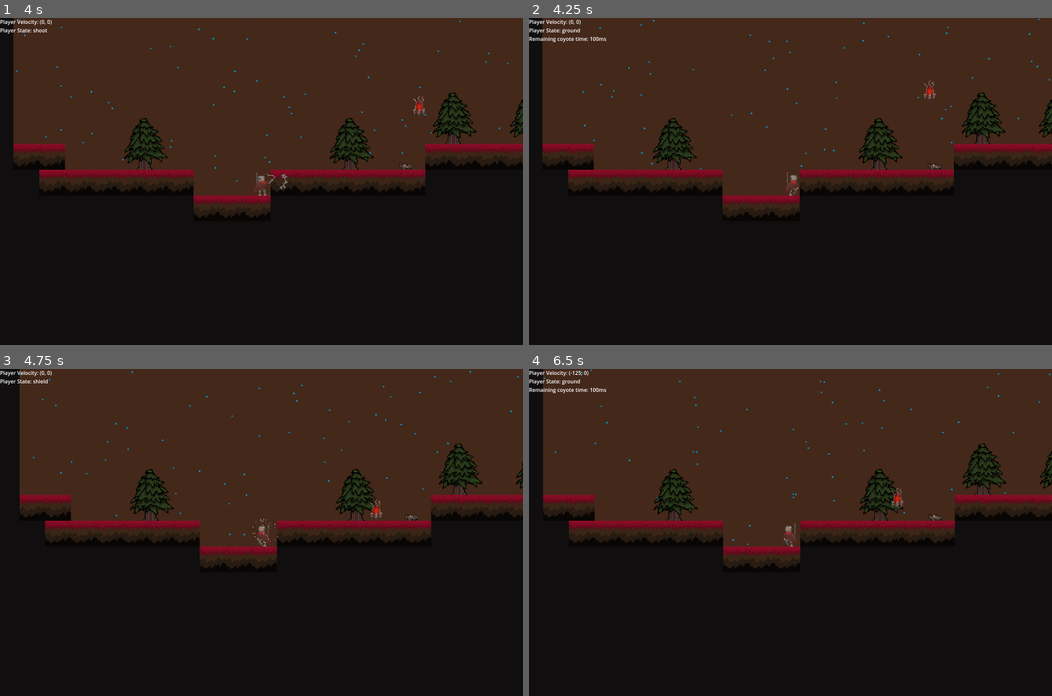
Above: before the commit, frames 1-4 (two rows, left to right).
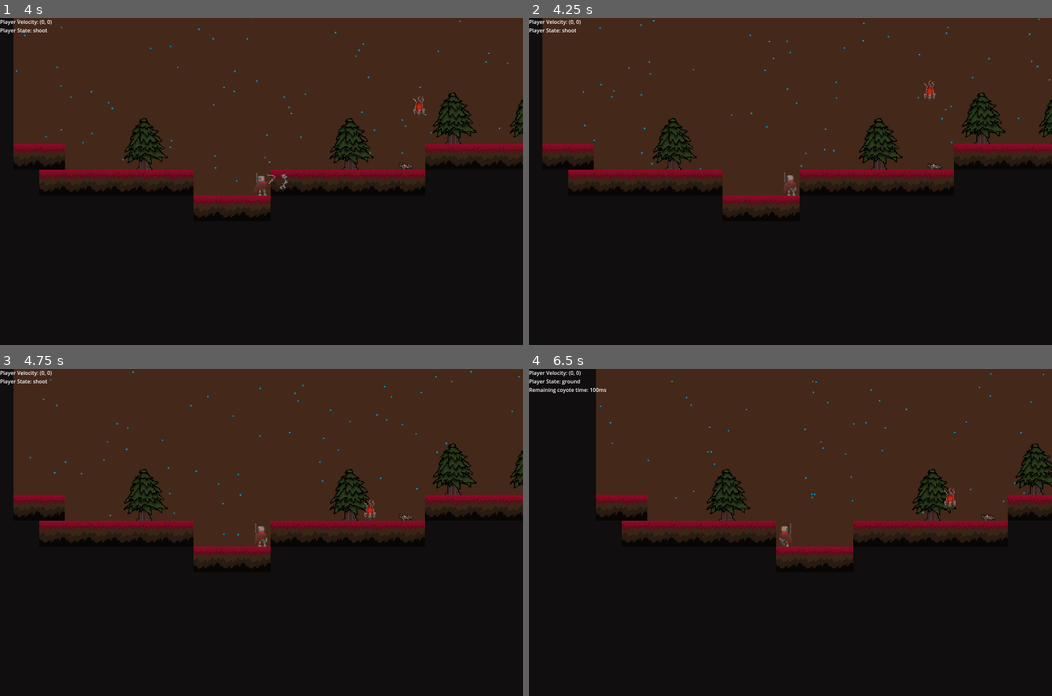
Above: after the commit, the same moments.

Repository: Rowan-Nag/Metroidvania
Game: Godot game, scene res://node_2d.tscn
Two runs of this game, one before a commit and one after it. Both use one fixed random seed, a clock stepped at 60 frames per second and the inputs below.
Inputs (mouse positions are in pixels of both pictures, inside the frame that each line leads up to):
- Up to frame 1 (4 s): move the mouse to (376, 165) at 0.52 s; hold D (Right) 0.53-2.03 s; click (376, 165) at 0.6 s; tap Space (Jump) at 0.77, 1.52, 3.02, 3.77 s; right-click (376, 165) at 0.8 s; move the mouse to (156, 197) at 1.27 s; right-click (156, 197) at 1.35 s; click (156, 197) at 1.55 s; move the mouse to (313, 109) at 2.02 s; hold A (Left) 2.03-2.78 s; click (313, 109) at 2.1 s; right-click (313, 109) at 2.3 s; move the mouse to (235, 246) at 2.77 s; hold D (Right) from 2.78 s (still down); tap Shift (Dash) at 2.85 s; click (235, 246) at 3.05 s; move the mouse to (418, 230) at 3.52 s; right-click (418, 230) at 3.6 s
- Up to frame 2 (4.25 s): keep holding D (Right)
- Up to frame 3 (4.75 s): move the mouse to (104, 483) at 4.27 s; release D (Right) at 4.28 s; hold A (Left) from 4.28 s (still down); tap Q (Shield) at 4.35 s; tap Space (Jump) at 4.52 s; click (104, 483) at 4.55 s
- Up to frame 4 (6.5 s): move the mouse to (816, 532) at 5.02 s; release A (Left) at 5.03 s; hold D (Right) 5.03-5.78 s; click (816, 532) at 5.1 s; right-click (816, 532) at 5.3 s; move the mouse to (712, 450) at 5.77 s; hold A (Left) from 5.78 s (still down); right-click (712, 450) at 5.85 s; tap Space (Jump) at 6.02 s; click (712, 450) at 6.05 s

Frame 1 is identical in both runs. In frame 2, 0.2% of the frame differs, in the area x 0-52%, y 3-55%; in frame 3, 3.8%; in frame 4, 13%, in the area x 2-100%, y 0-61%.

Commit message:
added attack charging

Diff:
--- a/Scripts/Player/PlayerShoot.gd
+++ b/Scripts/Player/PlayerShoot.gd
@@ -15,17 +15,27 @@
 
 @export var finished = false # Animation should set to true when it's done.
 
+var damage = 0
+var chargeTimer : Timer
+
 func shoot():
 	var attack = gunAttack.instantiate()
 	attack.position = parent.position
 	attack.position.x += 15*parent.animations.scale.x
 	attack.scale.x = sign(parent.animations.scale.x)
+
 	add_child(attack)
+
+	attack.damage = chargeTimer.time_left * -1 * damage
+	print("attacks with" + str(attack.damage))
 
 func exitState():
 	finished = true
 
 func enter() -> void:
+	chargeTimer = Timer.new()
+	chargeTimer.start(0)
+
 	ground_state = parent.ground_state
 
 	finished = false
@@ -39,6 +49,9 @@
 	controlAnimation.pause()
 
 func process_input(event: InputEvent) -> State:
+	if (Input.is_action_just_released("Rocket")) :
+		shoot()
+
 	return null
 
 func process_physics(delta: float) -> State:
--- a/Scripts/Player/RobotGunAttack.gd
+++ b/Scripts/Player/RobotGunAttack.gd
@@ -1,6 +1,6 @@
 extends AnimatedSprite2D
 
-
+var damage = 10
 # Called when the node enters the scene tree for the first time.
 func _ready():
 	# Waits until it's finished
@@ -11,4 +11,4 @@
 func _on_area_2d_body_entered(body):
 	if(body is Enemy):
 		var knockBackDir= sign(body.global_position.x-global_position.x)*500
-		body.take_damage(10, knockBackDir)
+		body.take_damage(damage, knockBackDir)
--- a/player.tscn
+++ b/player.tscn
@@ -737,7 +737,7 @@
 
 [sub_resource type="Animation" id="Animation_5gecj"]
 resource_name = "PlayerShootAnimation"
-length = 0.81
+length = 1.2
 tracks/0/type = "method"
 tracks/0/imported = false
 tracks/0/enabled = true
@@ -745,21 +745,7 @@
 tracks/0/interp = 1
 tracks/0/loop_wrap = true
 tracks/0/keys = {
-"times": PackedFloat32Array(0.0505349),
-"transitions": PackedFloat32Array(1),
-"values": [{
-"args": [],
-"method": &"shoot"
-}]
-}
-tracks/1/type = "method"
-tracks/1/imported = false
-tracks/1/enabled = true
-tracks/1/path = NodePath(".")
-tracks/1/interp = 1
-tracks/1/loop_wrap = true
-tracks/1/keys = {
-"times": PackedFloat32Array(0.515406),
+"times": PackedFloat32Array(1.1),
 "transitions": PackedFloat32Array(1),
 "values": [{
 "args": [],
